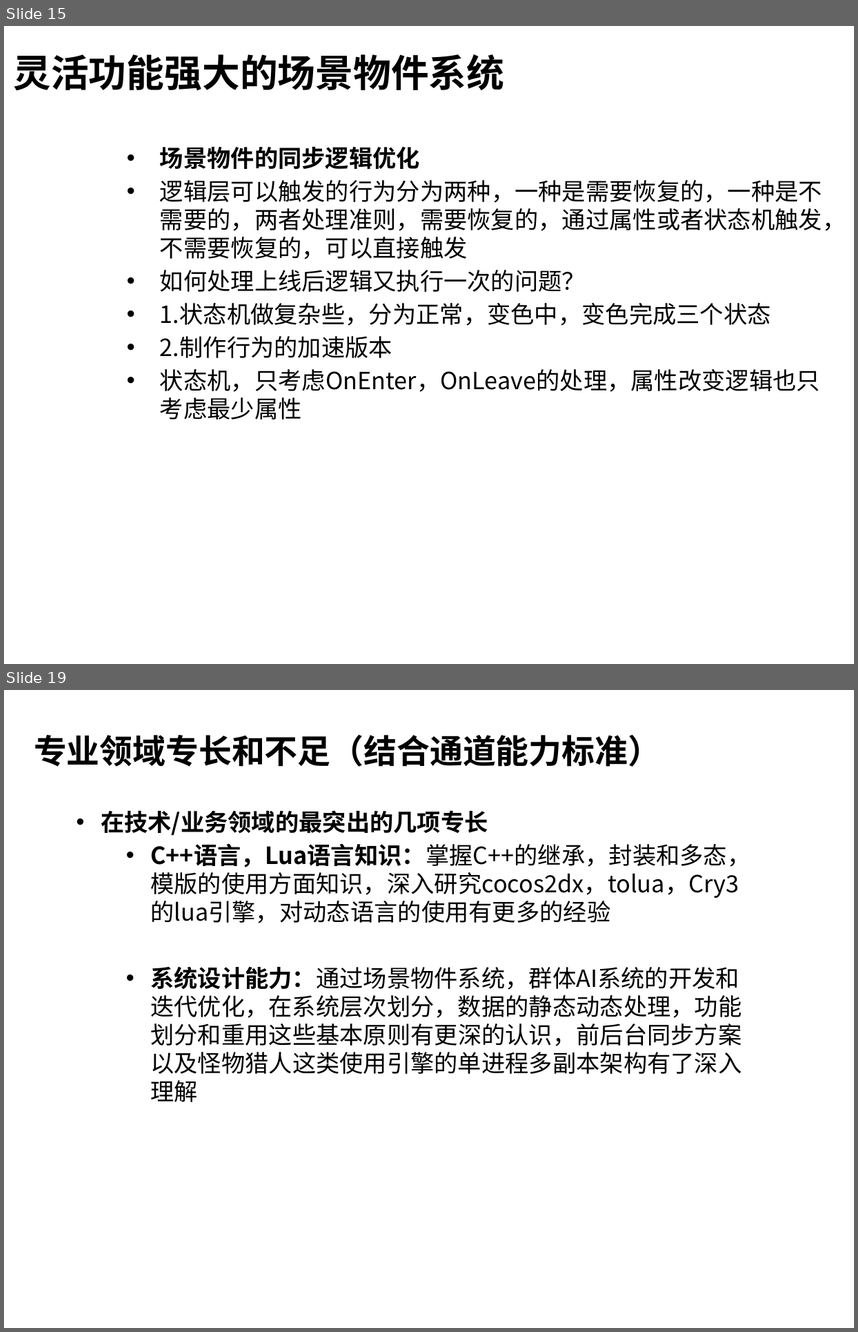
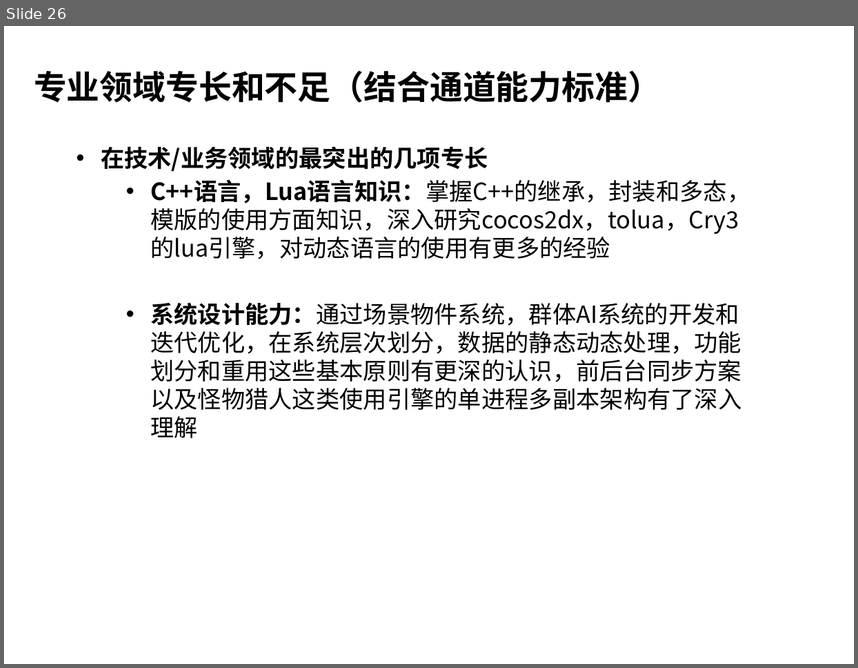
Before and after one commit to henryfung01/StreetFighter, a slide deck: Doc/whitebai.pptx. Shown one above the other, each under a label of ours: slides 15 and 19 before the commit, slide 26 after it; the slides between them are not shown. The pictures are 858x1332 and 858x668 pixels, drawn with LibreOffice and Linux fonts; fonts in the diff are those of the drawing; background and template pictures are left out. Boxes give left, top, right and bottom in pixels: in the first picture for what was removed or moved away, otherwise in the second. Text is boxed around its words. In the diff, an @@ line names an element or a change of style, - is before the commit and + after.

```diff
--- a/Doc/whitebai.pptx
+++ b/Doc/whitebai.pptx
@@ slide 15 removed at box(4, 26, 854, 664), background picture (left out) @@
@@ title removed at box(13, 54, 504, 91) @@
-灵活功能强大的场景物件系统
@@ text removed at box(160, 147, 846, 419) @@
-  • 场景物件的同步逻辑优化
-  • 逻辑层可以触发的行为分为两种，一种是需要恢复的，一种是不需要的，两者处理准则，需要恢复的，通过属性或者状态机触发，不需要恢复的，可以直接触发
-  • 如何处理上线后逻辑又执行一次的问题？
-  • 1.状态机做复杂些，分为正常，变色中，变色完成三个状态
-  • 2.制作行为的加速版本
-  • 状态机，只考虑OnEnter，OnLeave的处理，属性改变逻辑也只考虑最少属性
@@ what was slide 19 is now slide 26 @@
```
Also in this commit, not shown: 11 slides changed, 14 slides added, 6 other slides removed, 7 other files.
